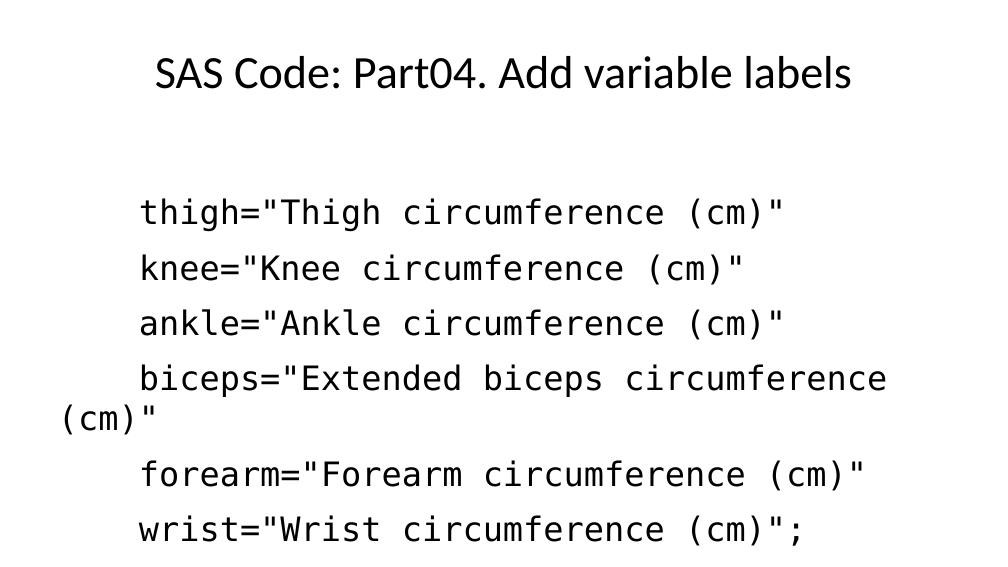
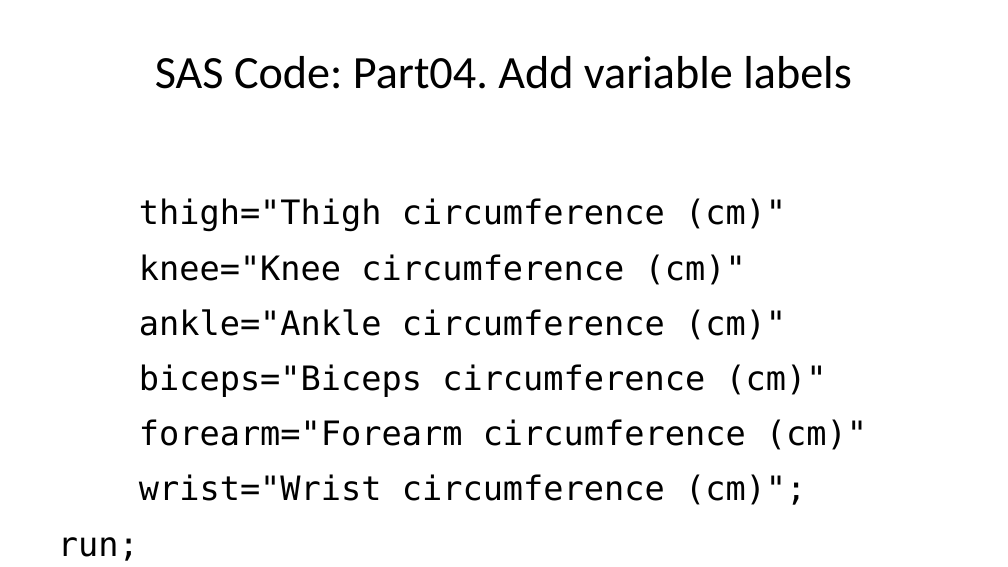
Before and after one commit to pmean/introduction-to-SAS, a slide deck: slide 15 of results/test-code.pptx. Drawn at 1008x567 pixels with LibreOffice and Linux fonts; fonts in the diff are those of the drawing. Boxes give left, top, right and bottom in pixels: in the first picture for what was removed or moved away, otherwise in the second. Text is boxed around its words. In the diff, an @@ line names an element or a change of style, - is before the commit and + after.

```diff
--- a/results/test-code.pptx
+++ b/results/test-code.pptx
@@ text at [139, 198, 867, 505]: text changed @@
-thigh="Thigh circumference (cm)"
-knee="Knee circumference (cm)"
-ankle="Ankle circumference (cm)"
-biceps="Extended biceps circumference (cm)"
-forearm="Forearm circumference (cm)"
-wrist="Wrist circumference (cm)";
-run;
+thigh="Thigh circumference (cm)"
+knee="Knee circumference (cm)"
+ankle="Ankle circumference (cm)"
+biceps="Biceps circumference (cm)"
+forearm="Forearm circumference (cm)"
+wrist="Wrist circumference (cm)";
+run;
```
Also in this commit, not shown: 20 other slides changed, 26 other files.
